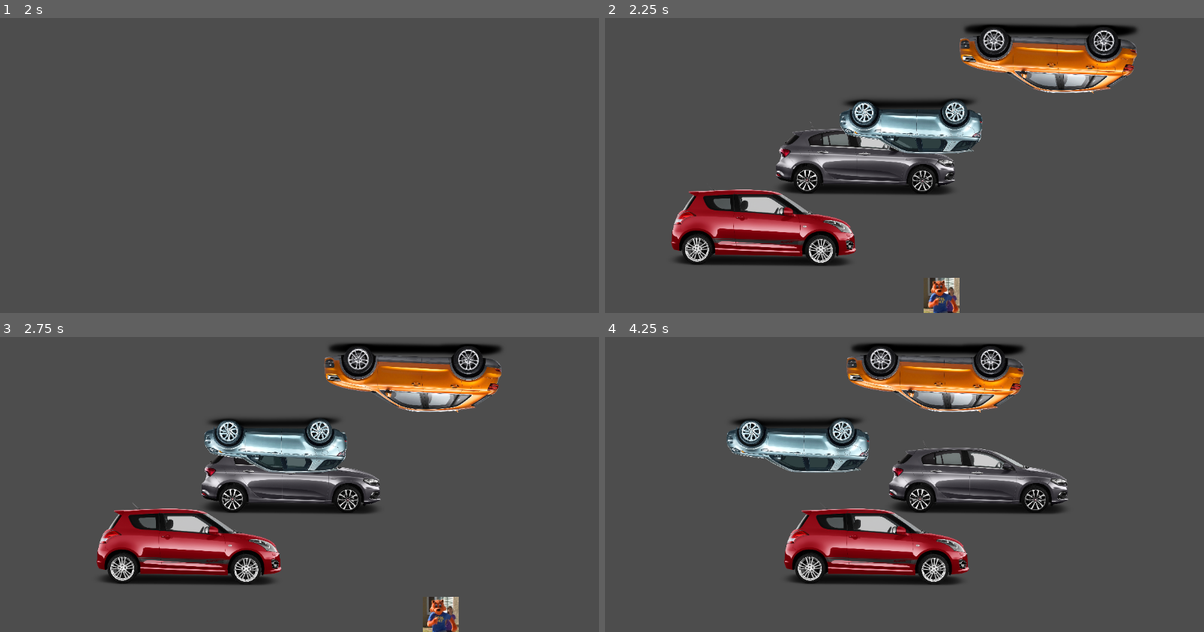
Above: before the commit, frames 1-4 (two rows, left to right).
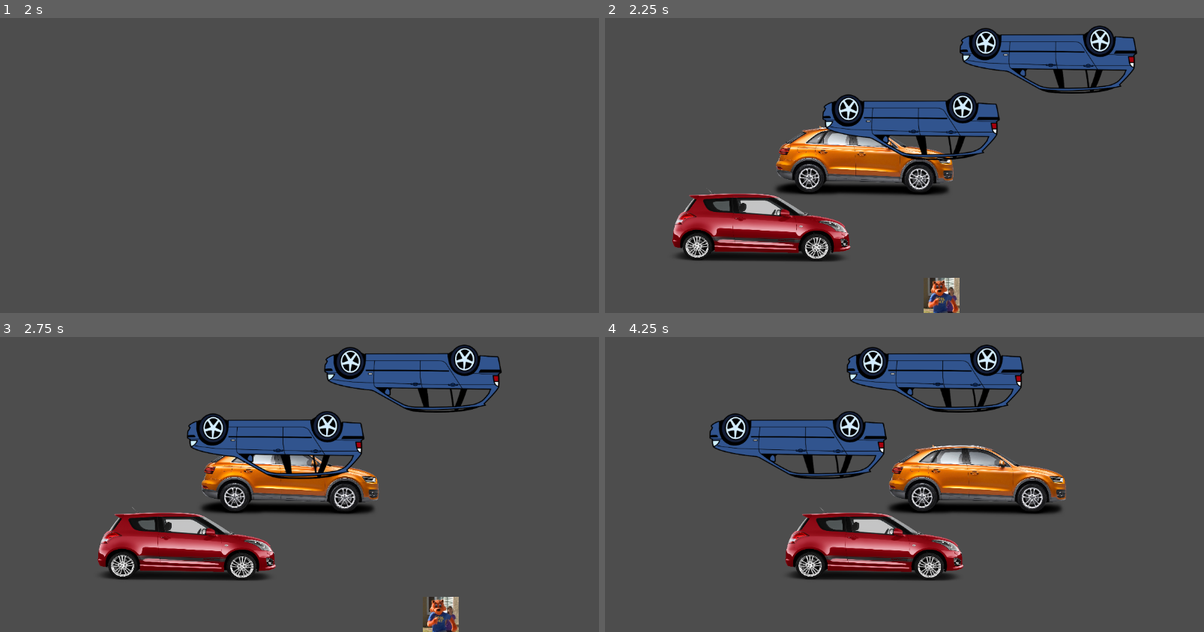
Above: after the commit, the same moments.

Repository: CarlJMcGee/jack-and-nic-very-cool-game-studio
Game: Godot game, scene res://main.tscn
Two runs of this game, one before a commit and one after it. Both use one fixed random seed, a clock stepped at 60 frames per second and the inputs below.
Inputs:
- Up to frame 1 (2 s): tap Enter at 0.5 s; hold D (move_right) 0.53-1.28 s; tap Space at 1.25 s; hold S (move_down) from 1.28 s (still down)
- Up to frame 2 (2.25 s): tap Enter at 2 s; release S (move_down) at 2.03 s; hold D (move_right) from 2.03 s (still down)
- Up to frame 3 (2.75 s): keep holding D (move_right)
- Up to frame 4 (4.25 s): release D (move_right) at 2.78 s; hold W (move_up) 2.78-3.53 s; hold A (move_left) from 3.53 s (still down)

Frame 1 is identical in both runs. In frame 2, 17% of the frame differs, in the area x 11-89%, y 2-85%; in frame 3, 16%; in frame 4, 18%, in the area x 17-78%, y 2-85%.

Commit message:
normalized car sprite sizes

Diff:
--- a/cool cat street crossing/car.tscn
+++ b/cool cat street crossing/car.tscn
@@ -1,10 +1,13 @@
-[gd_scene load_steps=8 format=3 uid="uid://jrc4u610hqo5"]
+[gd_scene load_steps=11 format=3 uid="uid://jrc4u610hqo5"]
 
 [ext_resource type="Texture2D" uid="uid://c2a0bp70typrx" path="res://sprites/cars/car 1.png" id="1_aorbj"]
 [ext_resource type="Script" path="res://car.gd" id="1_xovvx"]
 [ext_resource type="Texture2D" uid="uid://dervpiyc6atks" path="res://sprites/cars/car 2.png" id="2_66osa"]
 [ext_resource type="Texture2D" uid="uid://bset1jnbm6gw4" path="res://sprites/cars/car 3.png" id="3_ihvee"]
 [ext_resource type="Texture2D" uid="uid://dbrk8fchyr0bv" path="res://sprites/cars/car 4.png" id="4_4oktp"]
+[ext_resource type="Texture2D" uid="uid://b8tbaagkunwla" path="res://sprites/cars/car 5.png" id="6_itkyd"]
+[ext_resource type="Texture2D" uid="uid://cpbfxybjlu7v6" path="res://sprites/cars/car 6.png" id="7_anm0i"]
+[ext_resource type="Texture2D" uid="uid://dyyg22cdr308u" path="res://sprites/cars/car 7.png" id="8_6ve5j"]
 
 [sub_resource type="SpriteFrames" id="SpriteFrames_r5nbp"]
 animations = [{
@@ -39,6 +42,30 @@
 "loop": true,
 "name": &"car 4",
 "speed": 5.0
+}, {
+"frames": [{
+"duration": 1.0,
+"texture": ExtResource("6_itkyd")
+}],
+"loop": true,
+"name": &"car 5",
+"speed": 5.0
+}, {
+"frames": [{
+"duration": 1.0,
+"texture": ExtResource("7_anm0i")
+}],
+"loop": true,
+"name": &"car 6",
+"speed": 5.0
+}, {
+"frames": [{
+"duration": 1.0,
+"texture": ExtResource("8_6ve5j")
+}],
+"loop": true,
+"name": &"car 7",
+"speed": 5.0
 }]
 
 [sub_resource type="CapsuleShape2D" id="CapsuleShape2D_fi77g"]
Binary file changed: cool cat street crossing/sprites/cars/car 1.png
Binary file changed: cool cat street crossing/sprites/cars/car 2.png
Binary file changed: cool cat street crossing/sprites/cars/car 3.png
Binary file changed: cool cat street crossing/sprites/cars/car 4.png
Binary file changed: cool cat street crossing/sprites/cars/car 5.png
Binary file changed: cool cat street crossing/sprites/cars/car 6.png
Binary file changed: cool cat street crossing/sprites/cars/car 7.png
